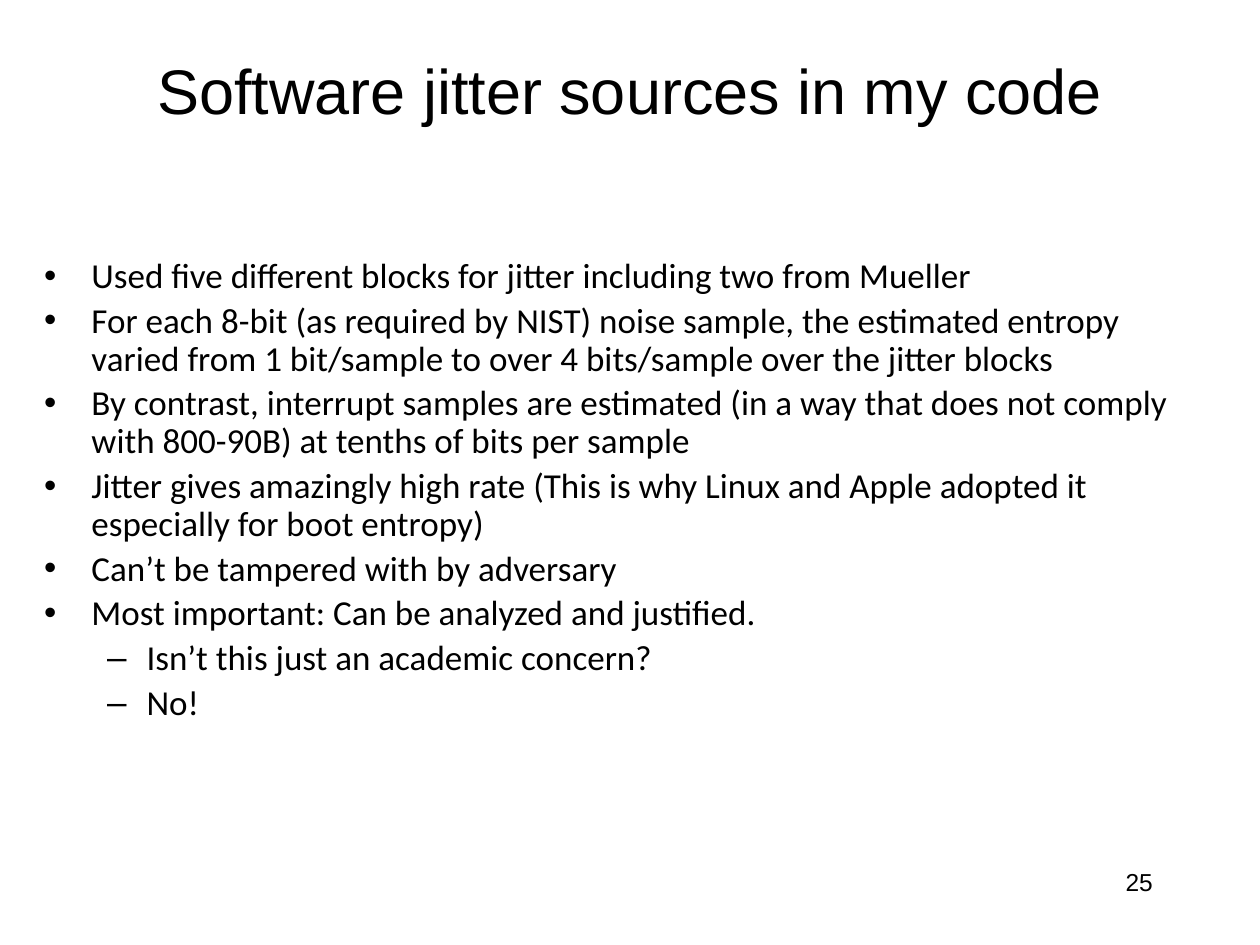
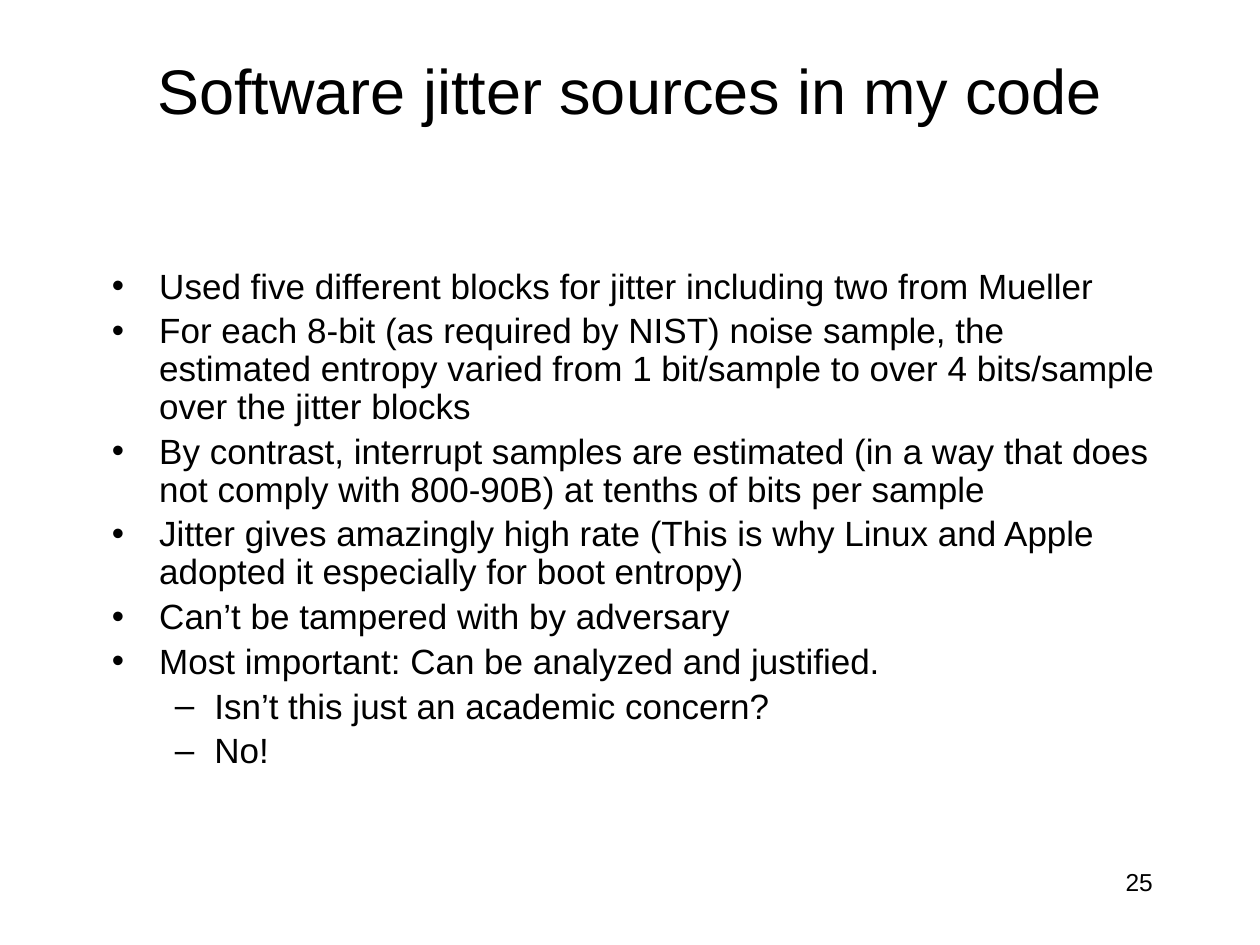
Before and after one commit to jlmucb/class_notes, a slide deck: slide 25 of BerkeleyClass/CS290Spring2013/Lectures/entropy_talk.pptx. Drawn at 1260x945 pixels with LibreOffice and Linux fonts; fonts in the diff are those of the drawing. Boxes give left, top, right and bottom in pixels: in the first picture for what was removed or moved away, otherwise in the second. Text is boxed around its words. In the diff, an @@ line names an element or a change of style, - is before the commit and + after.

```diff
--- a/BerkeleyClass/CS290Spring2013/Lectures/entropy_talk.pptx
+++ b/BerkeleyClass/CS290Spring2013/Lectures/entropy_talk.pptx
@@ text "Used five different blocks for ..." moved from (x1=91, y1=263, x2=1166, y2=716) to (x1=159, y1=273, x2=1154, y2=764) @@
@@ text "Used five different blocks for ..." at (x1=159, y1=273, x2=1154, y2=764): font Calibri to Arial @@
```
Also in this commit, not shown: 11 other slides changed.
